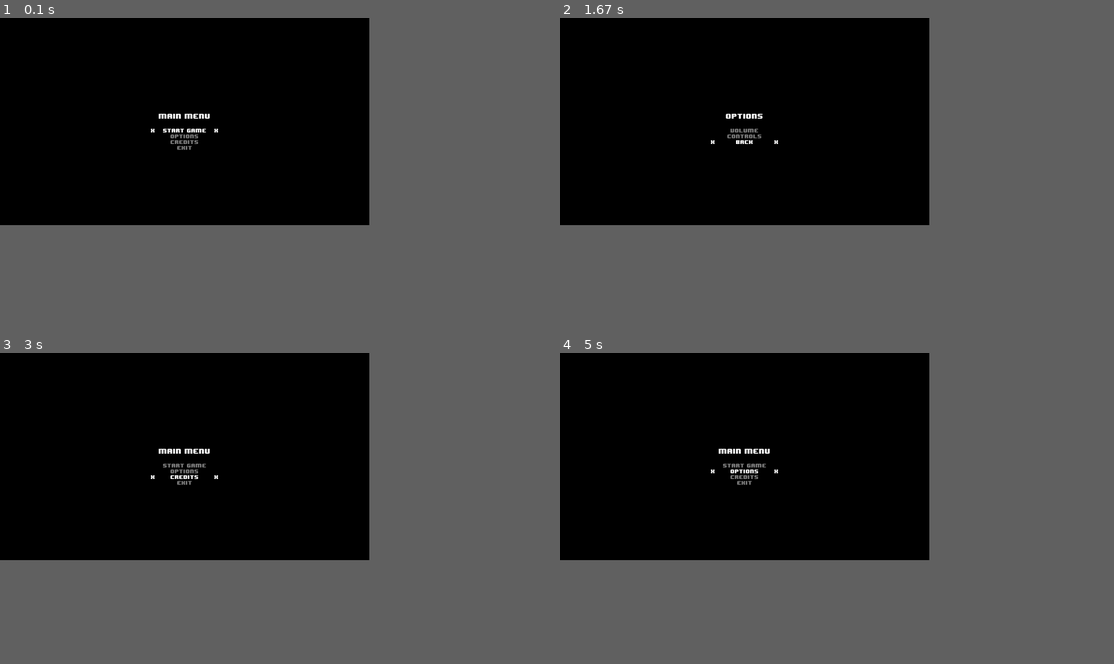
Above: before the commit, frames 1-4 (two rows, left to right).
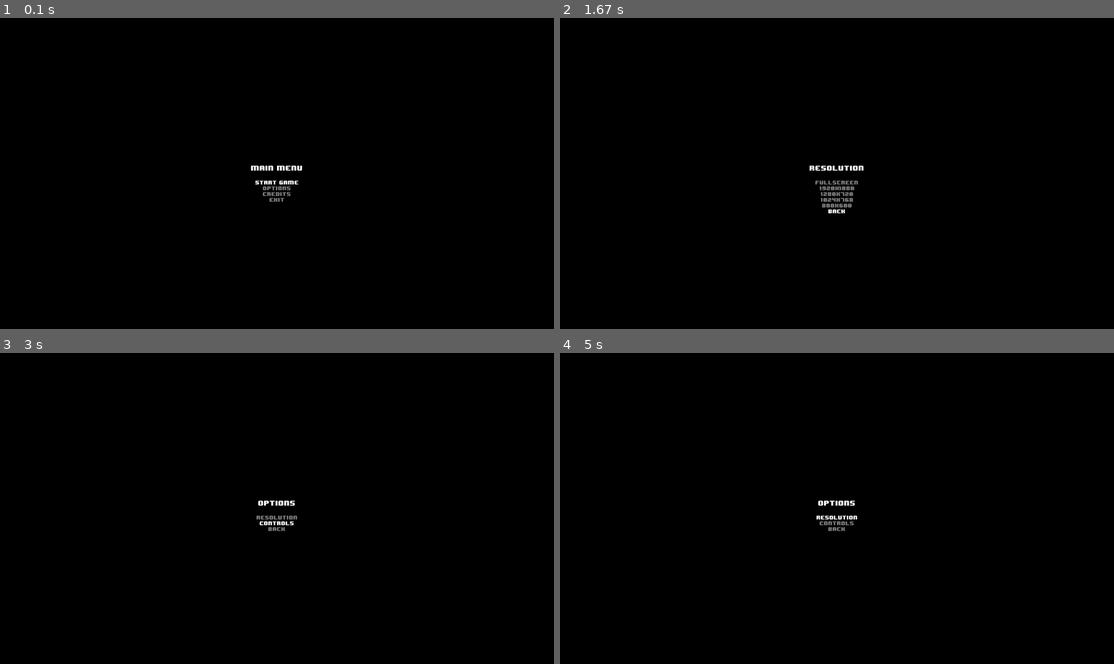
Above: after the commit, the same moments.

Repository: dinismyroshnyk/Archived
Game: pygame game, started from main.py
Two runs of this game, one before a commit and one after it. Both use one fixed random seed, a clock stepped at 60 frames per second and the inputs below.
Inputs:
- Up to frame 1 (0.1 s): no input
- Up to frame 2 (1.67 s): hold Down 0.33-0.8 s; tap Enter at 0.83, 1.17 s; hold Up from 1.5 s (still down)
- Up to frame 3 (3 s): release Up at 1.87 s; hold Down 1.9-2.27 s; hold Up 2.3-2.6 s; tap Enter at 2.63 s; hold Down from 2.97 s (still down)
- Up to frame 4 (5 s): release Down at 3.27 s; hold Up 3.3-3.67 s; hold Down 3.7-4.07 s; tap Enter at 4.1, 4.43 s; hold Up from 4.77 s (still down)
In our replay, the window is 600x337 before the commit and 900x506 after it. These sizes can differ from the game's own. Grey fills any space a smaller window leaves; there, only what the larger window draws over its background counts as a difference.

The runs differ from the first frame. In frame 1, 0.7% of the frame differs, in the area x 27-55%, y 30-60%; in frame 2, 0.7%, in the area x 27-55%, y 30-63%; in frame 3, 0.6%; in frame 4, 0.6%.

Commit message:
Working resolutions.

Diff:
--- a/game.py
+++ b/game.py
@@ -5,16 +5,19 @@
 class Game():
     def __init__(self):
         pygame.init()
+        info = pygame.display.Info()
         self.running, self.playing = True, False
         self.UP_KEY, self.DOWN_KEY, self.SELECT_KEY = False, False, False
-        self.DISPLAY_W, self.DISPLAY_H = 1280, 720
+        self.DISPLAY_W, self.DISPLAY_H = info.current_w, info.current_h
+        self.d_1920x1080, self.d_1280x720, self.d_1024x768, self.d_800x600 = (1920, 1080), (1280, 720), (1024, 768), (800, 600)
         self.display = pygame.Surface((self.DISPLAY_W,self.DISPLAY_H))
-        self.window = pygame.display.set_mode(((self.DISPLAY_W,self.DISPLAY_H)))
+        self.window = pygame.display.set_mode((self.DISPLAY_W,self.DISPLAY_H), pygame.FULLSCREEN)
         self.font_name = 'assets/fonts/8-BIT WONDER.TTF'
         self.BLACK, self.WHITE, self.GRAY = (0, 0, 0), (255, 255, 255), (128, 128, 128)
         self.main_menu = MainMenu(self)
         self.options = OptionsMenu(self)
         self.credits = CreditsMenu(self)
+        self.resolution = ResolutionMenu(self)
         self.curr_menu = self.main_menu
 
     def game_loop(self):
--- a/menu.py
+++ b/menu.py
@@ -5,12 +5,10 @@
         self.game = game
         self.mid_w, self.mid_h = self.game.DISPLAY_W / 2, self.game.DISPLAY_H / 2
         self.run_display = True
-        self.cursor_rect = pygame.Rect(0, 0, 20, 20)
         self.offset = - 100
 
-    def draw_cursor(self):
-        self.game.draw_text('x', 15, (self.cursor_rect.x, self.cursor_rect.y), self.game.WHITE)
-        self.game.draw_text('x', 15, (self.cursor_rect.x - (2 * self.offset) + 20, self.cursor_rect.y), self.game.WHITE)
+    def update_positions(self):
+        pass
 
     def blit_screen(self):
         self.game.window.blit(self.game.display, (0, 0))
@@ -21,21 +19,17 @@
         self.run_display = True
         while self.run_display:
             self.game.check_events()
+            self.update_positions()
             self.check_input()
             self.game.display.fill(self.game.BLACK)
             self.draw_menu()
-            self.draw_cursor()
             self.blit_screen()
 
 class MainMenu(Menu):
     def __init__(self, game):
         Menu.__init__(self, game)
         self.state = "Start"
-        self.start_x, self.start_y = self.mid_w, self.mid_h + 30
-        self.options_x, self.options_y = self.mid_w, self.mid_h + 50
-        self.credits_x, self.credits_y = self.mid_w, self.mid_h + 70
-        self.exit_x, self.exit_y = self.mid_w, self.mid_h + 90
-        self.cursor_rect.midtop = (self.start_x + self.offset, self.start_y)
+        self.update_positions()
         self.state_dict = {
             'Start': {'down': ('Options', self.options_x, self.options_y), 'up': ('Exit', self.exit_x, self.exit_y)},
             'Options': {'down': ('Credits', self.credits_x, self.credits_y), 'up': ('Start', self.start_x, self.start_y)},
@@ -58,11 +52,9 @@
 
     def handle_down_key(self):
         self.state, x, y = self.state_dict[self.state]['down']
-        self.cursor_rect.midtop = (x + self.offset, y)
 
     def handle_up_key(self):
         self.state, x, y = self.state_dict[self.state]['up']
-        self.cursor_rect.midtop = (x + self.offset, y)
 
     def check_input(self):
         self.move_cursor()
@@ -77,23 +69,27 @@
                 self.game.running, self.game.playing = False, False
             self.run_display = False
 
+    def update_positions(self):
+        self.mid_w, self.mid_h = self.game.DISPLAY_W / 2, self.game.DISPLAY_H / 2
+        self.start_x, self.start_y = self.mid_w, self.mid_h + 30
+        self.options_x, self.options_y = self.mid_w, self.mid_h + 50
+        self.credits_x, self.credits_y = self.mid_w, self.mid_h + 70
+        self.exit_x, self.exit_y = self.mid_w, self.mid_h + 90
+
 class OptionsMenu(Menu):
     def __init__(self, game):
         Menu.__init__(self, game)
-        self.state = 'Volume'
-        self.vol_x, self.vol_y = self.mid_w, self.mid_h + 30
-        self.controls_x, self.controls_y = self.mid_w, self.mid_h + 50
-        self.back_x, self.back_y = self.mid_w, self.mid_h + 70
-        self.cursor_rect.midtop = (self.vol_x + self.offset, self.vol_y)
+        self.state = 'Resolution'
+        self.update_positions()
         self.state_dict = {
-            'Volume': {'down': ('Controls', self.controls_x, self.controls_y), 'up': ('Back', self.back_x, self.back_y)},
-            'Controls': {'down': ('Back', self.back_x, self.back_y), 'up': ('Volume', self.vol_x, self.vol_y)},
-            'Back': {'down': ('Volume', self.vol_x, self.vol_y), 'up': ('Controls', self.controls_x, self.controls_y)}
+            'Resolution': {'down': ('Controls', self.controls_x, self.controls_y), 'up': ('Back', self.back_x, self.back_y)},
+            'Controls': {'down': ('Back', self.back_x, self.back_y), 'up': ('Resolution', self.res_x, self.res_y)},
+            'Back': {'down': ('Resolution', self.res_x, self.res_y), 'up': ('Controls', self.controls_x, self.controls_y)}
         }
 
     def draw_menu(self):
         self.game.draw_text('Options', 20, (self.game.DISPLAY_W / 2, self.game.DISPLAY_H / 2 - 20), self.game.WHITE)
-        self.game.draw_text("Volume", 15, (self.vol_x, self.vol_y), self.game.WHITE if self.state == 'Volume' else self.game.GRAY)
+        self.game.draw_text("Resolution", 15, (self.res_x, self.res_y), self.game.WHITE if self.state == 'Resolution' else self.game.GRAY)
         self.game.draw_text("Controls", 15, (self.controls_x, self.controls_y), self.game.WHITE if self.state == 'Controls' else self.game.GRAY)
         self.game.draw_text("Back", 15, (self.back_x, self.back_y), self.game.WHITE if self.state == 'Back' else self.game.GRAY)
 
@@ -105,37 +101,110 @@
 
     def handle_down_key(self):
         self.state, x, y = self.state_dict[self.state]['down']
-        self.cursor_rect.midtop = (x + self.offset, y)
 
     def handle_up_key(self):
         self.state, x, y = self.state_dict[self.state]['up']
-        self.cursor_rect.midtop = (x + self.offset, y)
 
     def check_input(self):
         self.move_cursor()
         if self.game.SELECT_KEY:
-            if self.state == 'Volume':
-                print('Volume')
+            if self.state == 'Resolution':
+                self.game.curr_menu = self.game.resolution
             elif self.state == 'Controls':
                 print('Controls')
             elif self.state == 'Back':
                 self.game.curr_menu = self.game.main_menu
-                self.run_display = False
+            self.run_display = False
+
+    def update_positions(self):
+        self.mid_w, self.mid_h = self.game.DISPLAY_W / 2, self.game.DISPLAY_H / 2
+        self.res_x, self.res_y = self.mid_w, self.mid_h + 30
+        self.controls_x, self.controls_y = self.mid_w, self.mid_h + 50
+        self.back_x, self.back_y = self.mid_w, self.mid_h + 70
 
 class CreditsMenu(Menu):
     def __init__(self, game):
         Menu.__init__(self, game)
         self.state = "Back"
-        self.back_x, self.back_y = self.mid_w, self.mid_h + 30
-        self.cursor_rect.midtop = (self.back_x + self.offset, self.back_y)
+        self.update_positions()
 
     def draw_menu(self):
         self.game.draw_text('Credits', 20, (self.game.DISPLAY_W / 2, self.game.DISPLAY_H / 2 - 20), self.game.WHITE)
         self.game.draw_text('Made by me', 15, (self.game.DISPLAY_W / 2, self.game.DISPLAY_H / 2 + 10), self.game.GRAY)
-        self.game.draw_text("Back", 15, (self.back_x, self.back_y), self.game.WHITE)
+        self.game.draw_text('Back', 15, (self.back_x, self.back_y), self.game.WHITE)
 
     def check_input(self):
         if self.game.SELECT_KEY:
             if self.state == 'Back':
                 self.game.curr_menu = self.game.main_menu
                 self.run_display = False
+
+    def update_positions(self):
+        self.mid_w, self.mid_h = self.game.DISPLAY_W / 2, self.game.DISPLAY_H / 2
+        self.back_x, self.back_y = self.mid_w, self.mid_h + 30
+
+class ResolutionMenu(Menu):
+    def __init__(self, game):
+        Menu.__init__(self, game)
+        self.state = "Fullscreen"
+        self.update_positions()
+        self.state_dict = {
+            'Fullscreen': {'down': ('1920x1080', self.d_1920x1080_x, self.d_1920x1080_y), 'up': ('Back', self.back_x, self.back_y)},
+            '1920x1080': {'down': ('1280x720', self.d_1280x720_x, self.d_1280x720_y), 'up': ('Fullscreen', self.fullscreen_x, self.fullscreen_y)},
+            '1280x720': {'down': ('1024x768', self.d_1024x768_x, self.d_1024x768_y), 'up': ('1920x1080', self.d_1920x1080_x, self.d_1920x1080_y)},
+            '1024x768': {'down': ('800x600', self.d_800x600_x, self.d_800x600_y), 'up': ('1280x720', self.d_1280x720_x, self.d_1280x720_y)},
+            '800x600': {'down': ('Back', self.back_x, self.back_y), 'up': ('1024x768', self.d_1024x768_x, self.d_1024x768_y)},
+            'Back': {'down': ('Fullscreen', self.fullscreen_x, self.fullscreen_y), 'up': ('800x600', self.d_800x600_x, self.d_800x600_y)}
+        }
+
+    def draw_menu(self):
+        self.game.draw_text('Resolution', 20, (self.game.DISPLAY_W / 2, self.game.DISPLAY_H / 2 - 20), self.game.WHITE)
+        self.game.draw_text('Fullscreen', 15, (self.fullscreen_x, self.fullscreen_y), self.game.WHITE if self.state == 'Fullscreen' else self.game.GRAY)
+        self.game.draw_text("1920x1080", 15, (self.d_1920x1080_x, self.d_1920x1080_y), self.game.WHITE if self.state == '1920x1080' else self.game.GRAY)
+        self.game.draw_text("1280x720", 15, (self.d_1280x720_x, self.d_1280x720_y), self.game.WHITE if self.state == '1280x720' else self.game.GRAY)
+        self.game.draw_text("1024x768", 15, (self.d_1024x768_x, self.d_1024x768_y), self.game.WHITE if self.state == '1024x768' else self.game.GRAY)
+        self.game.draw_text("800x600", 15, (self.d_800x600_x, self.d_800x600_y), self.game.WHITE if self.state == '800x600' else self.game.GRAY)
+        self.game.draw_text("Back", 15, (self.back_x, self.back_y), self.game.WHITE if self.state == 'Back' else self.game.GRAY)
+
+    def move_cursor(self):
+        if self.game.DOWN_KEY:
+            self.handle_down_key()
+        elif self.game.UP_KEY:
+            self.handle_up_key()
+
+    def handle_down_key(self):
+        self.state, x, y = self.state_dict[self.state]['down']
+
+    def handle_up_key(self):
+        self.state, x, y = self.state_dict[self.state]['up']
+
+    def check_input(self):
+        self.move_cursor()
+        if self.game.SELECT_KEY:
+            if self.state == 'Fullscreen':
+                self.game.window = pygame.display.set_mode((self.game.DISPLAY_W,self.game.DISPLAY_H), pygame.FULLSCREEN)
+                self.game.DISPLAY_W, self.game.DISPLAY_H = pygame.display.Info().current_w, pygame.display.Info().current_h
+            elif self.state == '1920x1080':
+                self.game.window = pygame.display.set_mode(self.game.d_1920x1080)
+                self.game.DISPLAY_W, self.game.DISPLAY_H = self.game.d_1920x1080
+            elif self.state == '1280x720':
+                self.game.window = pygame.display.set_mode(self.game.d_1280x720)
+                self.game.DISPLAY_W, self.game.DISPLAY_H = self.game.d_1280x720
+            elif self.state == '1024x768':
+                self.game.window = pygame.display.set_mode(self.game.d_1024x768)
+                self.game.DISPLAY_W, self.game.DISPLAY_H = self.game.d_1024x768
+            elif self.state == '800x600':
+                self.game.window = pygame.display.set_mode(self.game.d_800x600)
+                self.game.DISPLAY_W, self.game.DISPLAY_H = self.game.d_800x600
+            elif self.state == 'Back':
+                self.game.curr_menu = self.game.options
+                self.run_display = False
+
+    def update_positions(self):
+        self.mid_w, self.mid_h = self.game.DISPLAY_W / 2, self.game.DISPLAY_H / 2
+        self.fullscreen_x, self.fullscreen_y = self.mid_w, self.mid_h + 30
+        self.d_1920x1080_x, self.d_1920x1080_y = self.mid_w, self.mid_h + 50
+        self.d_1280x720_x, self.d_1280x720_y = self.mid_w, self.mid_h + 70
+        self.d_1024x768_x, self.d_1024x768_y = self.mid_w, self.mid_h + 90
+        self.d_800x600_x, self.d_800x600_y = self.mid_w, self.mid_h + 110
+        self.back_x, self.back_y = self.mid_w, self.mid_h + 130
